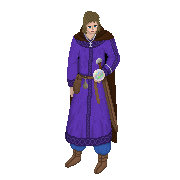
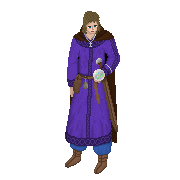
The second 180px x 180px image is a revision of the first. Changes to its layers:
painted on "Background" over [70, 139, 112, 157]
